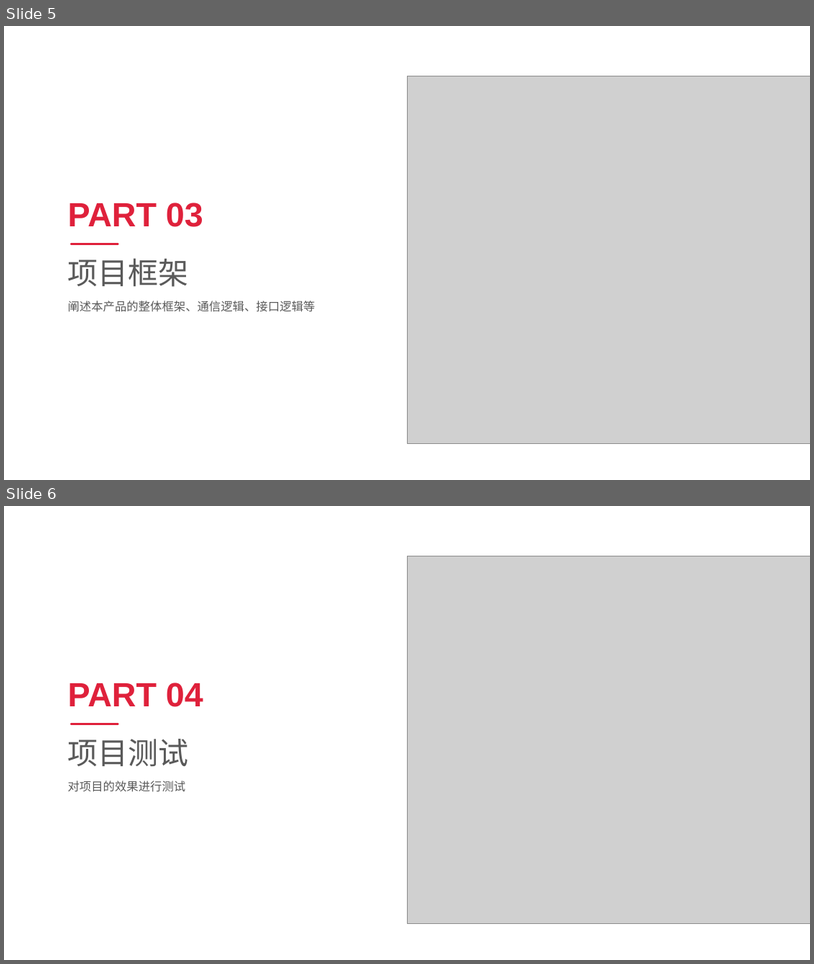
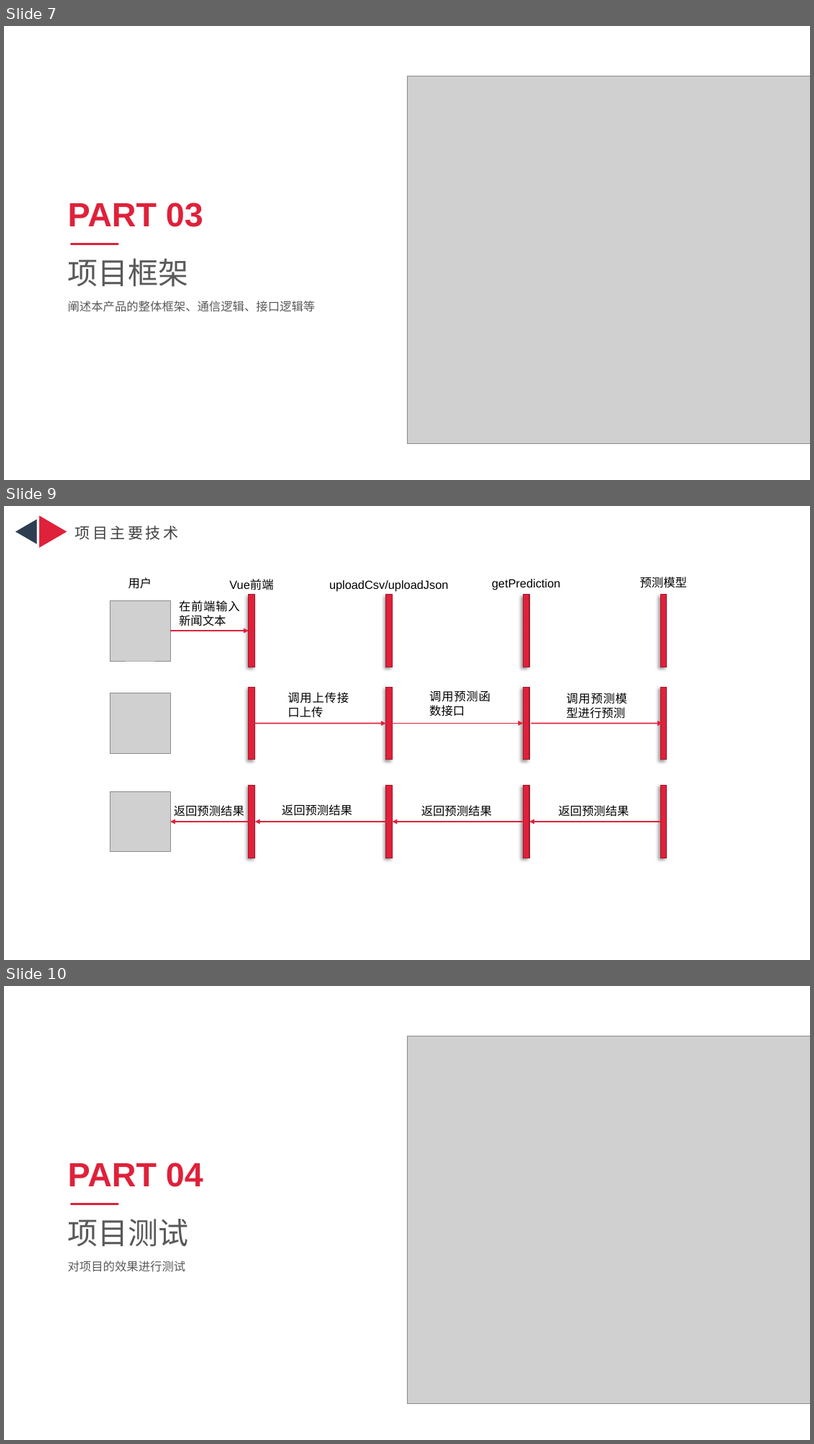
Before and after one commit to WhileBug/SoftwareCup_Interface, a slide deck: 报告/报告PPT.pptx. Shown one above the other, each under a label of ours: slides 5 and 6 before the commit, slides 7, 9 and 10 after it; the slides between them are not shown. The pictures are 814x964 and 814x1444 pixels, drawn with LibreOffice and Linux fonts; fonts in the diff are those of the drawing; grey boxes stand for pictures. Boxes give left, top, right and bottom in pixels: in the first picture for what was removed or moved away, otherwise in the second. Text is boxed around its words. In the diff, an @@ line names an element or a change of style, - is before the commit and + after.

```diff
--- a/报告/报告PPT.pptx
+++ b/报告/报告PPT.pptx
@@ slide 9 added at [4, 506, 810, 960], background #FFFFFF @@
@@ triangle added at [16, 519, 36, 544], fill #2C3E50 @@
@@ triangle added at [39, 516, 67, 548], fill #DF213B @@
@@ text added at [75, 525, 178, 540], 18 pt, text #404040 @@
+项目主要技术
@@ group added at [110, 577, 687, 857]: 13 texts, 12 rectangles, 8 arrows, 3 pictures @@
+用户
+Vue前端
+uploadCsv/uploadJson
+getPrediction
+预测模型
+在前端输入新闻文本
+调用上传接口上传
+调用预测函数接口
+调用预测模型进行预测
+返回预测结果
+返回预测结果
+返回预测结果
+返回预测结果
@@ what was slide 5 is now slide 7 @@
@@ what was slide 6 is now slide 10 @@
```
Also in this commit, not shown: 3 other slides added, 11 other files.
